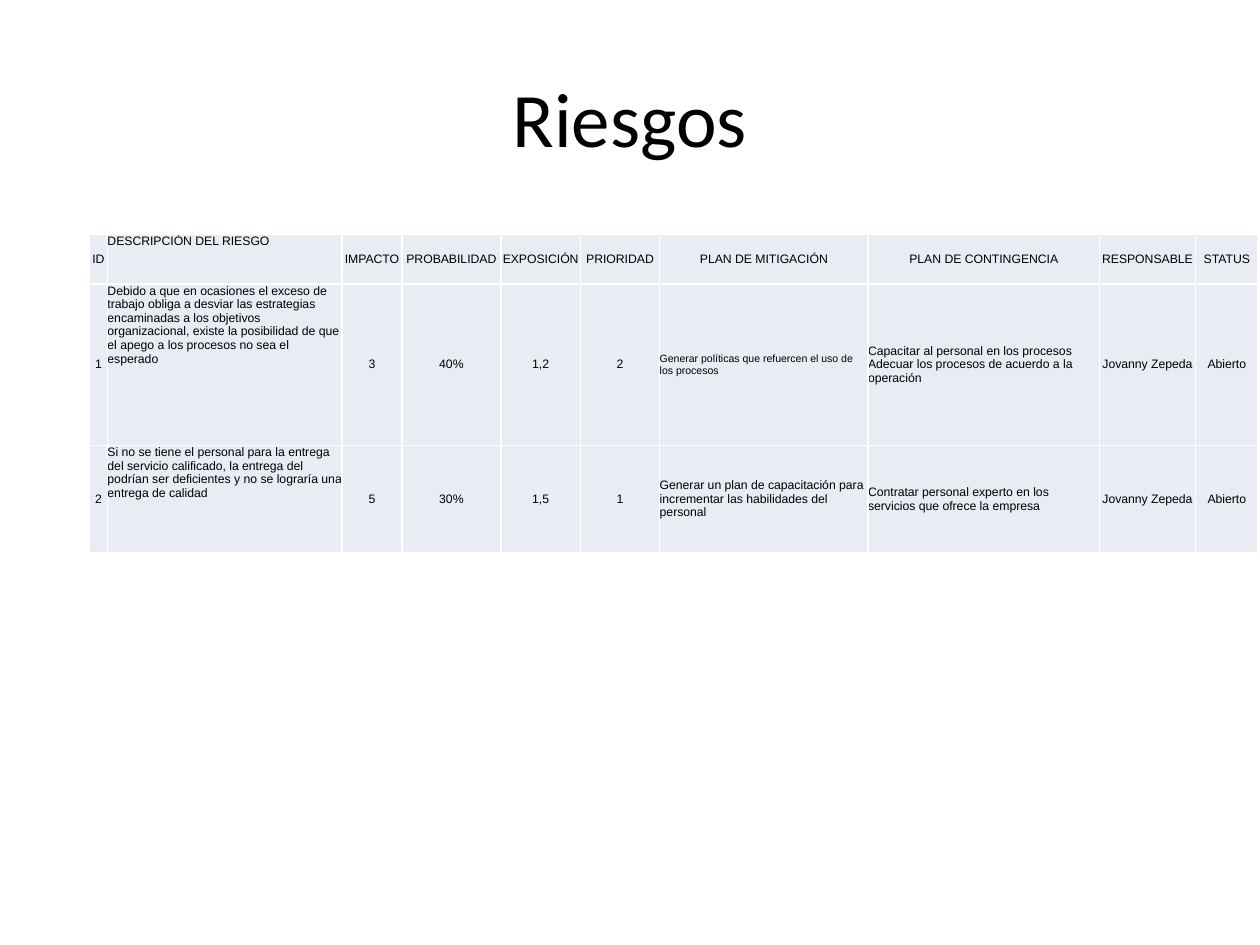
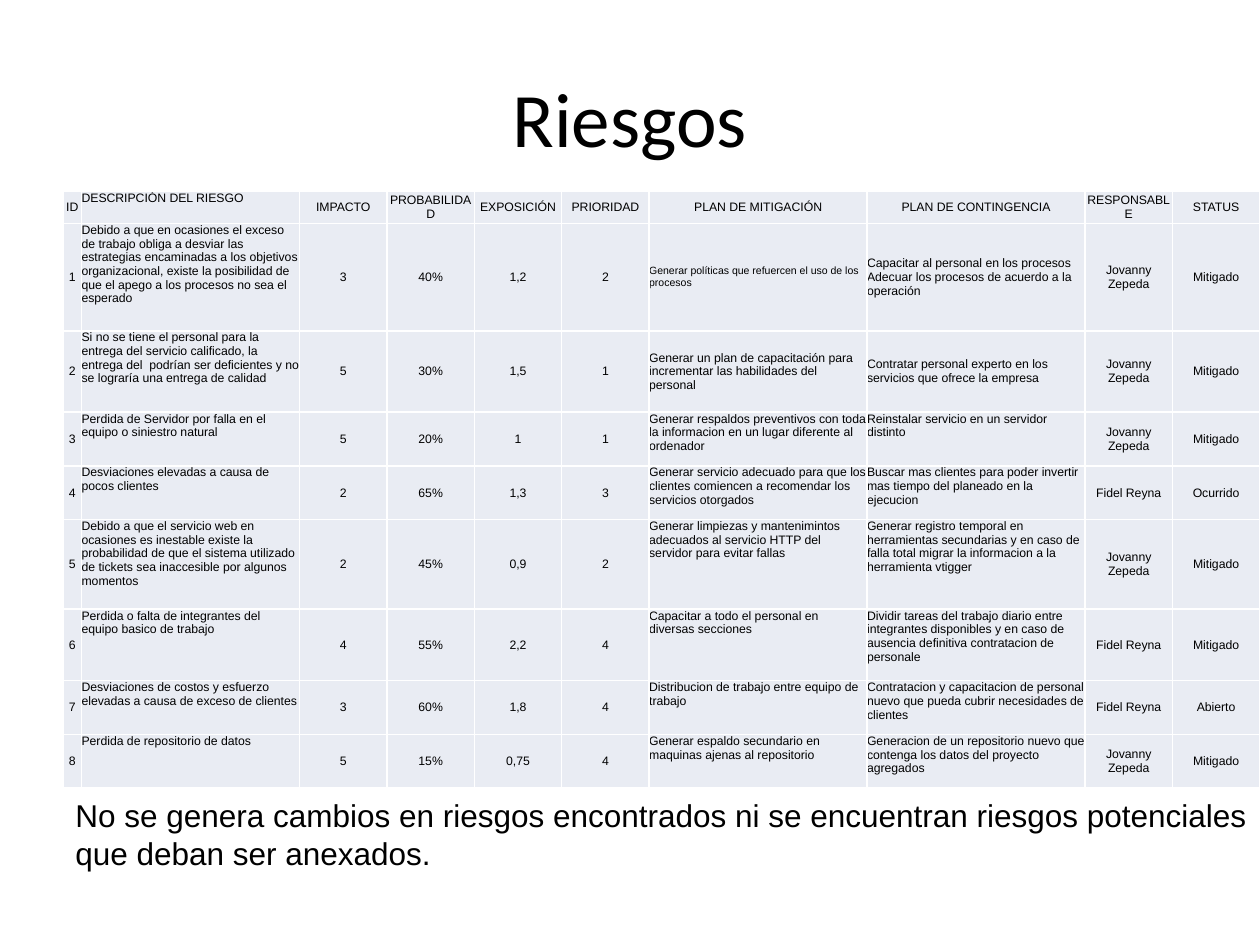
Before and after one commit to jovannyzepeda/qtp, a slide deck: slide 11 of qualtcom/Organizacional/Medicion y Monitoreo/Reporte Monitoreo-150529.pptx. Drawn at 1260x945 pixels with LibreOffice and Linux fonts; fonts in the diff are those of the drawing; background and template pictures are left out. Boxes give left, top, right and bottom in pixels: in the first picture for what was removed or moved away, otherwise in the second. Text is boxed around its words. In the diff, an @@ line names an element or a change of style, - is before the commit and + after.

```diff
--- a/qualtcom/Organizacional/Medicion y Monitoreo/Reporte Monitoreo-150529.pptx
+++ b/qualtcom/Organizacional/Medicion y Monitoreo/Reporte Monitoreo-150529.pptx
@@ table at bbox=[63, 192, 1257, 789] @@
-row 2: 1 | Debido a que en ocasiones el exceso de trabajo obliga a desviar las estrategias encaminadas a los objetivos organizacional, existe la posibilidad de que el apego a los procesos no sea el esperado | 3 | 40% | 1,2 | 2 | Generar políticas que refuercen el uso de los procesos | Capacitar al personal en los procesos Adecuar los procesos de acuerdo a la operación | Jovanny Zepeda | Abierto
-row 3: 2 | Si no se tiene el personal para la entrega del servicio calificado, la entrega del podrían ser deficientes y no se lograría una entrega de calidad | 5 | 30% | 1,5 | 1 | Generar un plan de capacitación para incrementar las habilidades del personal | Contratar personal experto en los servicios que ofrece la empresa | Jovanny Zepeda | Abierto
+row 2: 1 | Debido a que en ocasiones el exceso de trabajo obliga a desviar las estrategias encaminadas a los objetivos organizacional, existe la posibilidad de que el apego a los procesos no sea el esperado | 3 | 40% | 1,2 | 2 | Generar políticas que refuercen el uso de los procesos | Capacitar al personal en los procesos Adecuar los procesos de acuerdo a la operación | Jovanny Zepeda | Mitigado
+row 3: 2 | Si no se tiene el personal para la entrega del servicio calificado, la entrega del podrían ser deficientes y no se lograría una entrega de calidad | 5 | 30% | 1,5 | 1 | Generar un plan de capacitación para incrementar las habilidades del personal | Contratar personal experto en los servicios que ofrece la empresa | Jovanny Zepeda | Mitigado
+row 4: 3 | Perdida de Servidor por falla en el equipo o siniestro natural | 5 | 20% | 1 | 1 | Generar respaldos preventivos con toda la informacion en un lugar diferente al ordenador | Reinstalar servicio en un servidor distinto | Jovanny Zepeda | Mitigado
+row 5: 4 | Desviaciones elevadas a causa de pocos clientes | 2 | 65% | 1,3 | 3 | Generar servicio adecuado para que los clientes comiencen a recomendar los servicios otorgados | Buscar mas clientes para poder invertir mas tiempo del planeado en la ejecucion | Fidel Reyna | Ocurrido
+row 6: 5 | Debido a que el servicio web en ocasiones es inestable existe la probabilidad de que el sistema utilizado de tickets sea inaccesible por algunos momentos | 2 | 45% | 0,9 | 2 | Generar limpiezas y mantenimintos adecuados al servicio HTTP del servidor para evitar fallas | Generar registro temporal en herramientas secundarias y en caso de falla total migrar la informacion a la herramienta vtigger | Jovanny Zepeda | Mitigado
+row 7: 6 | Perdida o falta de integrantes del equipo basico de trabajo | 4 | 55% | 2,2 | 4 | Capacitar a todo el personal en diversas secciones | Dividir tareas del trabajo diario entre integrantes disponibles y en caso de ausencia definitiva contratacion de personale | Fidel Reyna | Mitigado
+row 8: 7 | Desviaciones de costos y esfuerzo elevadas a causa de exceso de clientes | 3 | 60% | 1,8 | 4 | Distribucion de trabajo entre equipo de trabajo | Contratacion y capacitacion de personal nuevo que pueda cubrir necesidades de clientes | Fidel Reyna | Abierto
+row 9: 8 | Perdida de repositorio de datos | 5 | 15% | 0,75 | 4 | Generar espaldo secundario en maquinas ajenas al repositorio | Generacion de un repositorio nuevo que contenga los datos del proyecto agregados | Jovanny Zepeda | Mitigado
@@ table: place and size @@
-table at bbox=[89, 234, 1257, 553]
+table at bbox=[63, 192, 1257, 789]
@@ text added at bbox=[75, 804, 1246, 871], 18 pt, text #000000 @@
+No se genera cambios en riesgos encontrados ni se encuentran riesgos potenciales que deban ser anexados.
```
Also in this commit, not shown: 3 other slides changed, 1 slide added.
